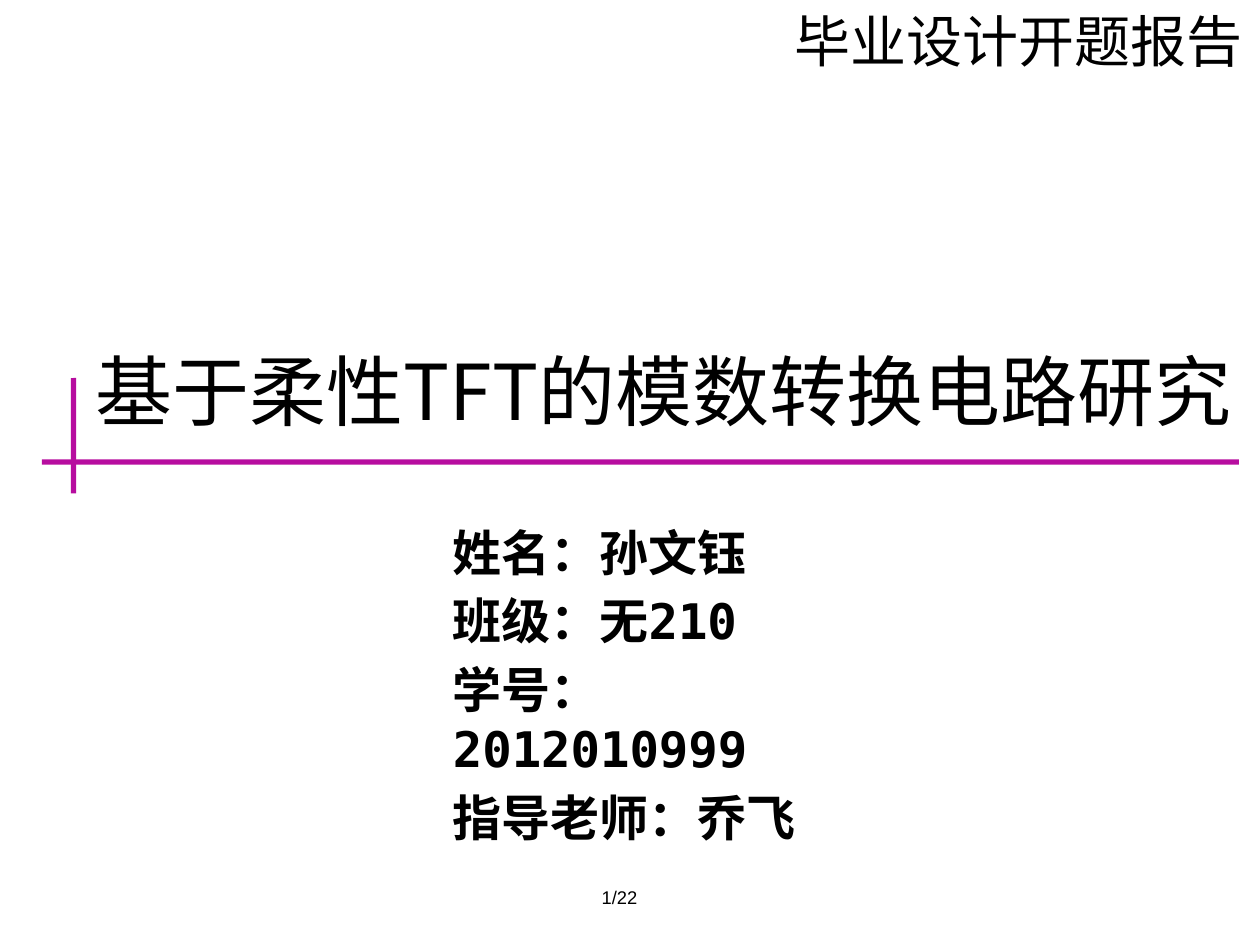
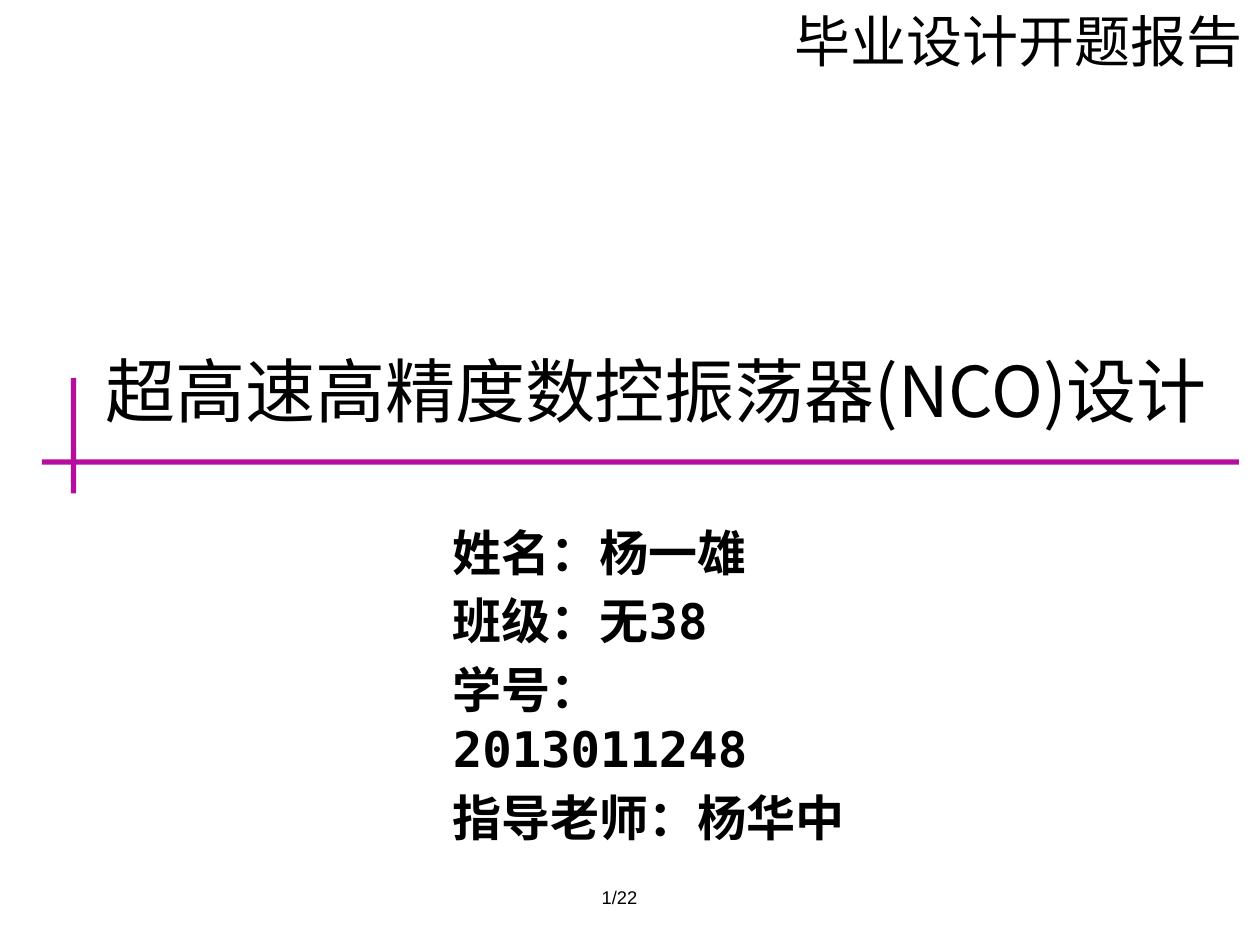
Before and after one commit to Markov2016/kaiti, a slide deck: slide 1 of ppt/yyx_v1.0.pptx. Drawn at 1260x945 pixels with LibreOffice and Linux fonts; fonts in the diff are those of the drawing; background and template pictures are left out. Boxes give left, top, right and bottom in pixels: in the first picture for what was removed or moved away, otherwise in the second. Text is boxed around its words. In the diff, an @@ line names an element or a change of style, - is before the commit and + after.

Commit message:
=_=

```diff
--- a/ppt/yyx_v1.0.pptx
+++ b/ppt/yyx_v1.0.pptx
@@ title at [106,358,1207,431]: text changed; size 44 to 40 pt @@
-基于柔性TFT的模数转换电路研究
+超高速高精度数控振荡器(NCO)设计
@@ subtitle at [453,529,844,841]: text changed @@
-姓名：孙文钰
-班级：无210
-学号：2012010999
-指导老师：乔飞
+姓名：杨一雄
+班级：无38
+学号：2013011248
+指导老师：杨华中
```
